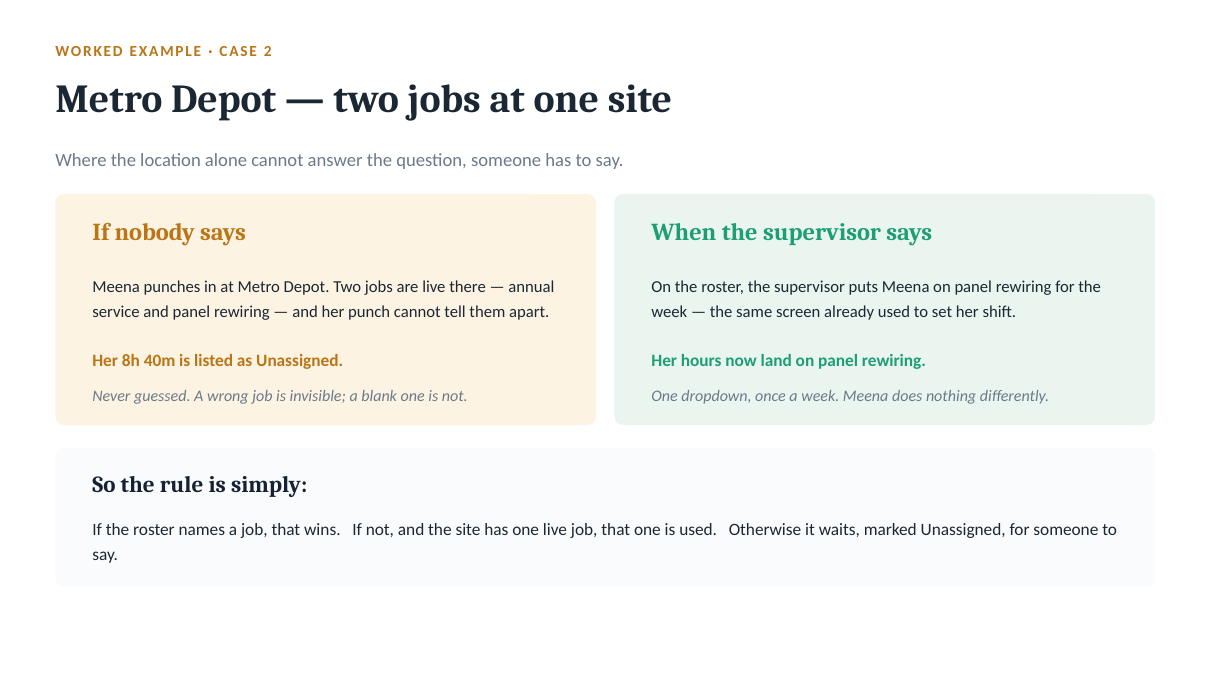
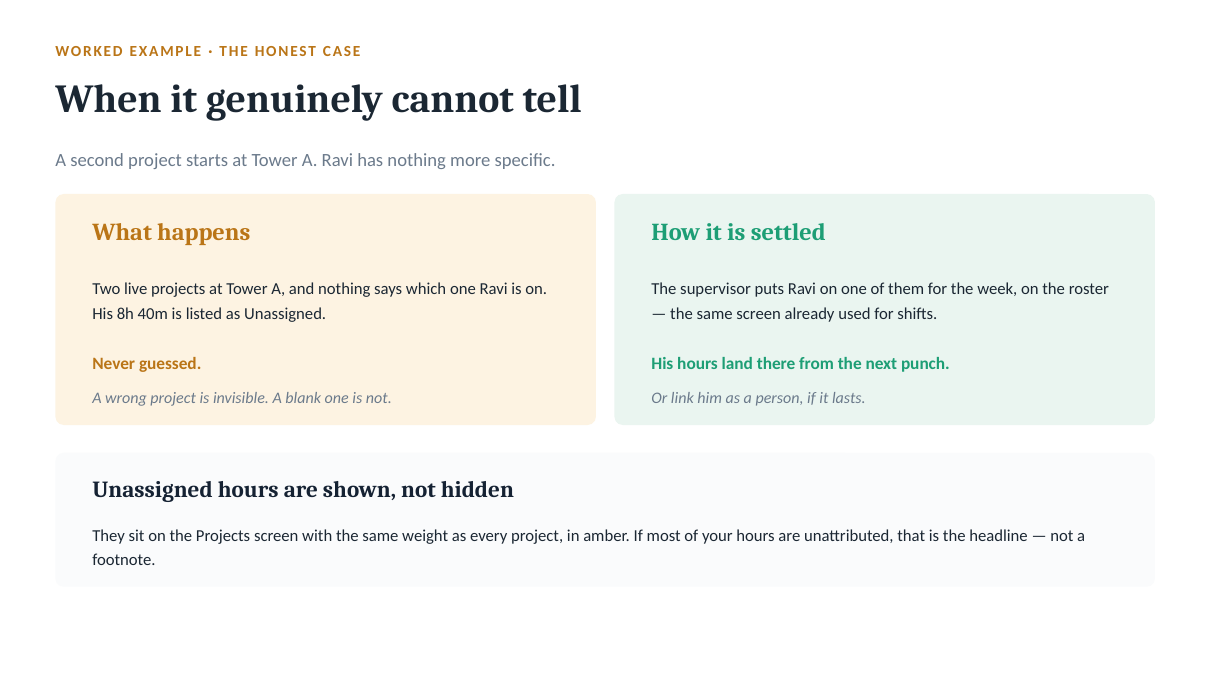
Before and after one commit to iammuniraa-wq/bpmsquare-app, a slide deck: slide 7 of docs/BPMSquare_WFM_Project_Costing.pptx (slide 6 before the commit). Drawn at 1232x693 pixels with LibreOffice and Linux fonts; fonts in the diff are those of the drawing. Boxes give left, top, right and bottom in pixels: in the first picture for what was removed or moved away, otherwise in the second. Text is boxed around its words. In the diff, an @@ line names an element or a change of style, - is before the commit and + after.

```diff
--- a/docs/BPMSquare_WFM_Project_Costing.pptx
+++ b/docs/BPMSquare_WFM_Project_Costing.pptx
@@ text at box(55, 46, 361, 56): text changed @@
-WORKED EXAMPLE · CASE 2
+WORKED EXAMPLE · THE HONEST CASE
@@ text at box(55, 84, 582, 121): text changed @@
-Metro Depot — two jobs at one site
+When it genuinely cannot tell
@@ text at box(55, 153, 556, 169): text changed @@
-Where the location alone cannot answer the question, someone has to say.
+A second project starts at Tower A. Ravi has nothing more specific.
@@ text at box(92, 223, 250, 245): text changed @@
-If nobody says
+What happens
@@ text at box(651, 223, 826, 240): text changed @@
-When the supervisor says
+How it is settled
@@ text at box(92, 282, 547, 322): text changed @@
-Meena punches in at Metro Depot. Two jobs are live there — annual service and panel rewiring — and her punch cannot tell them apart.
+Two live projects at Tower A, and nothing says which one Ravi is on. His 8h 40m is listed as Unassigned.
@@ text at box(651, 282, 1109, 322): text changed @@
-On the roster, the supervisor puts Meena on panel rewiring for the week — the same screen already used to set her shift.
+The supervisor puts Ravi on one of them for the week, on the roster — the same screen already used for shifts.
@@ text at box(92, 357, 201, 372): text changed @@
-Her 8h 40m is listed as Unassigned.
+Never guessed.
@@ text at box(651, 357, 950, 372): text changed @@
-Her hours now land on panel rewiring.
+His hours land there from the next punch.
@@ text at box(92, 392, 392, 406): text changed @@
-Never guessed. A wrong job is invisible; a blank one is not.
+A wrong project is invisible. A blank one is not.
@@ text at box(651, 392, 866, 406): text changed @@
-One dropdown, once a week. Meena does nothing differently.
+Or link him as a person, if it lasts.
@@ rounded rectangle: place and size @@
-rounded rectangle at box(55, 448, 1155, 587)
+rounded rectangle at box(55, 453, 1155, 587)
@@ rounded rectangle at box(55, 453, 1155, 587): proportions changed @@
@@ text at box(92, 481, 514, 502): text changed @@
-So the rule is simply:
+Unassigned hours are shown, not hidden
@@ text at box(92, 529, 1085, 565): text changed; size 13.5 to 13 pt @@
-If the roster names a job, that wins. If not, and the site has one live job, that one is used. Otherwise it waits, marked Unassigned, for someone to say.
+They sit on the Projects screen with the same weight as every project, in amber. If most of your hours are unattributed, that is the headline — not a footnote.
```
Also in this commit, not shown: 10 other slides changed, 3 slides added, 2 slides removed.
